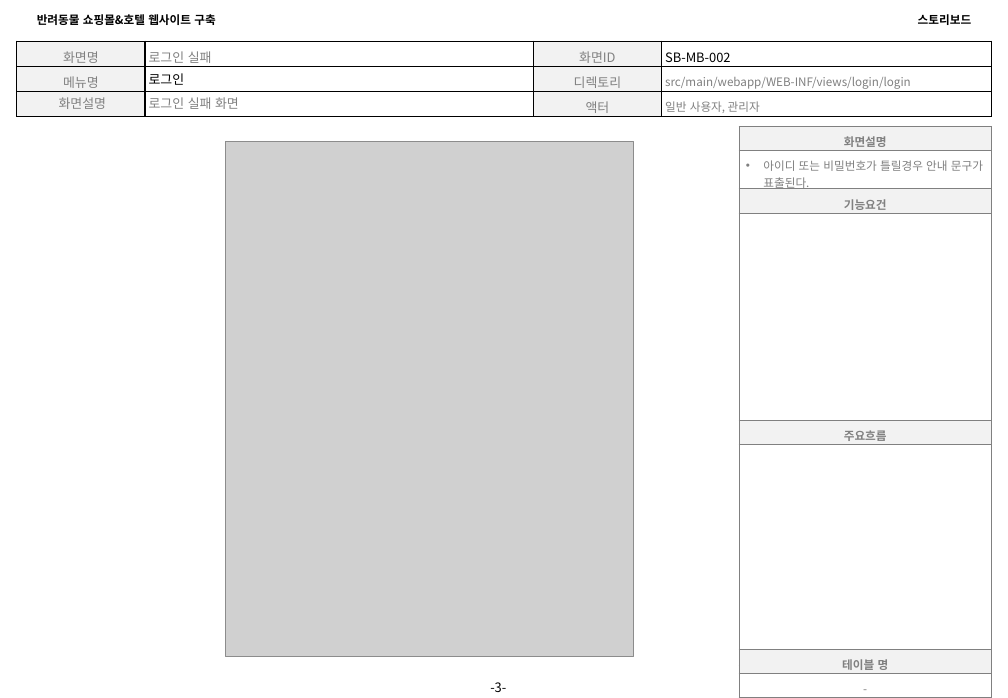
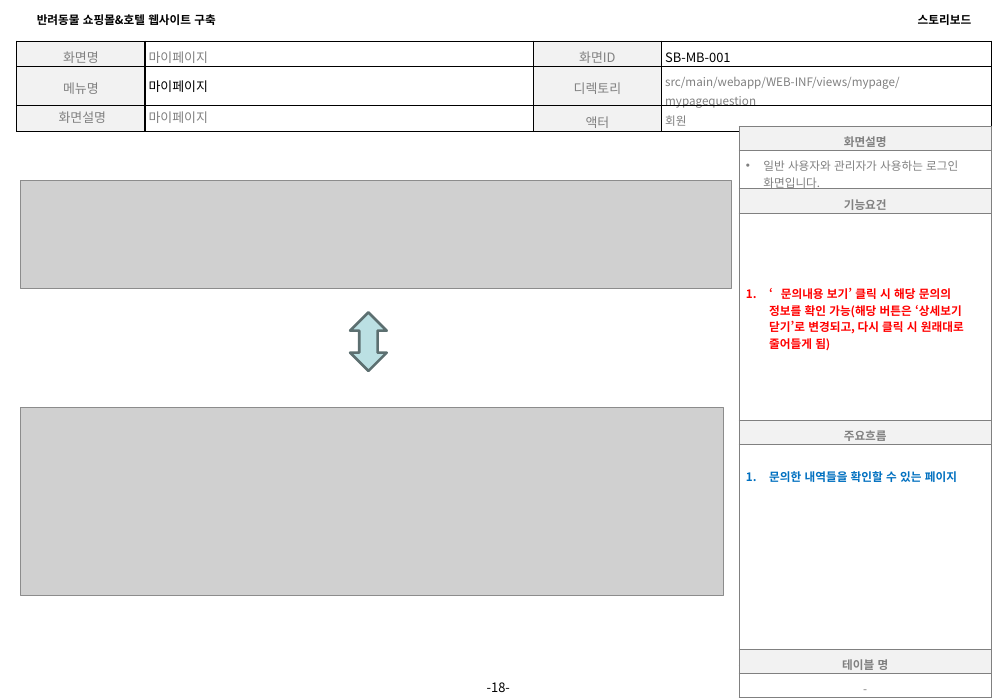
Before and after one commit to 94jinwoo/Companion, a slide deck: slide 18 of Companion.스토리보드.VER.0.1(마이페이지).pptx (slide 3 before the commit). Drawn at 1008x698 pixels with LibreOffice and Linux fonts; fonts in the diff are those of the drawing; grey boxes stand for pictures. Boxes give left, top, right and bottom in pixels: in the first picture for what was removed or moved away, otherwise in the second. Text is boxed around its words. In the diff, an @@ line names an element or a change of style, - is before the commit and + after.

Commit message:
스토리보드 마이페이지

```diff
--- a/Companion.스토리보드.VER.0.1(마이페이지).pptx
+++ b/Companion.스토리보드.VER.0.1(마이페이지).pptx
@@ table at [17,41,991,132] @@
-row 1, column 2: 로그인 실패
+row 1, column 2: 마이페이지
-row 1, column 4: SB-MB-002
+row 1, column 4: SB-MB-001
-row 2, column 2: 로그인
+row 2, column 2: 마이페이지
-row 2, column 4: src/main/webapp/WEB-INF/views/login/login
+row 2, column 4: src/main/webapp/WEB-INF/views/mypage/mypagequestion
-row 3, column 2: 로그인 실패 화면
+row 3, column 2: 마이페이지
-row 3, column 4: 일반 사용자, 관리자
+row 3, column 4: 회원
@@ picture removed at [225,141,634,657] @@
@@ table at [739,127,991,666] @@
-row 2, column 1: 아이디 또는 비밀번호가 틀릴경우 안내 문구가 표출된다.
+row 2, column 1: 일반 사용자와 관리자가 사용하는 로그인 화면입니다.
-row 4, column 1: 
+row 4, column 1: ‘문의내용 보기’ 클릭 시 해당 문의의 정보를 확인 가능(해당 버튼은 ‘상세보기 닫기’로 변경되고, 다시 클릭 시 원래대로 줄어들게 됨)
-row 6, column 1: 
+row 6, column 1: 문의한 내역들을 확인할 수 있는 페이지
@@ picture added at [20,181,732,289] @@
@@ up down arrow added at [350,313,386,371], fill #BBE0E3, outline #5D6F71 2 pt @@
@@ picture added at [20,408,724,596] @@
@@ page number at [487,682,510,692]: text changed @@
--3-
+-18-
```
Also in this commit, not shown: 2 other slides changed, 14 slides added, 6 slides removed.
